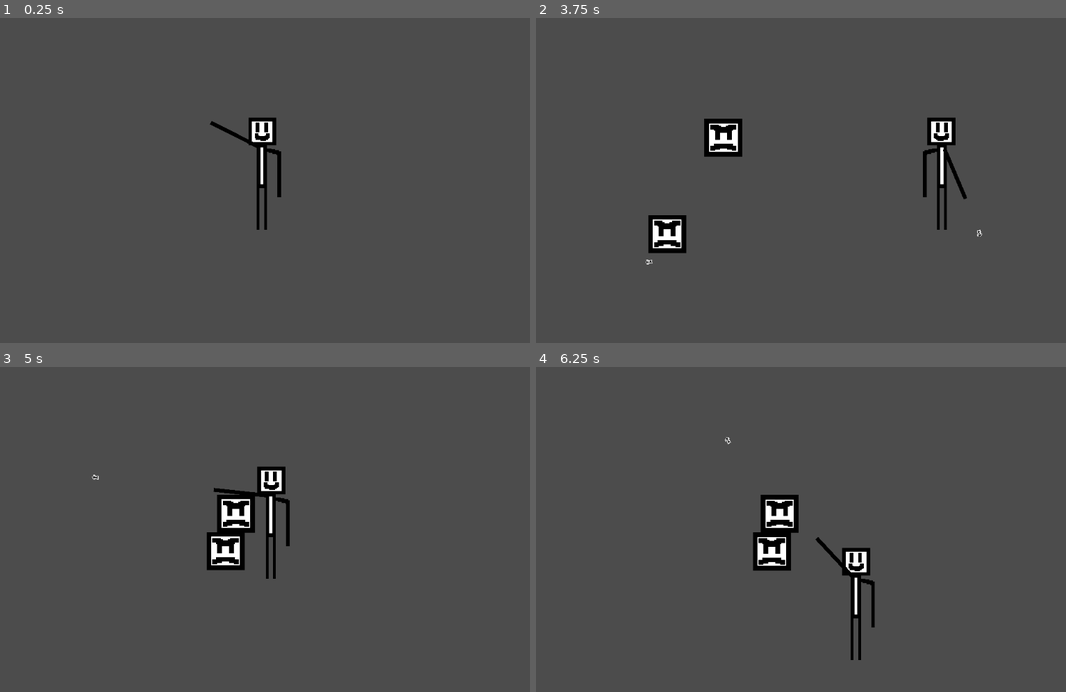
Above: before the commit, frames 1-4 (two rows, left to right).
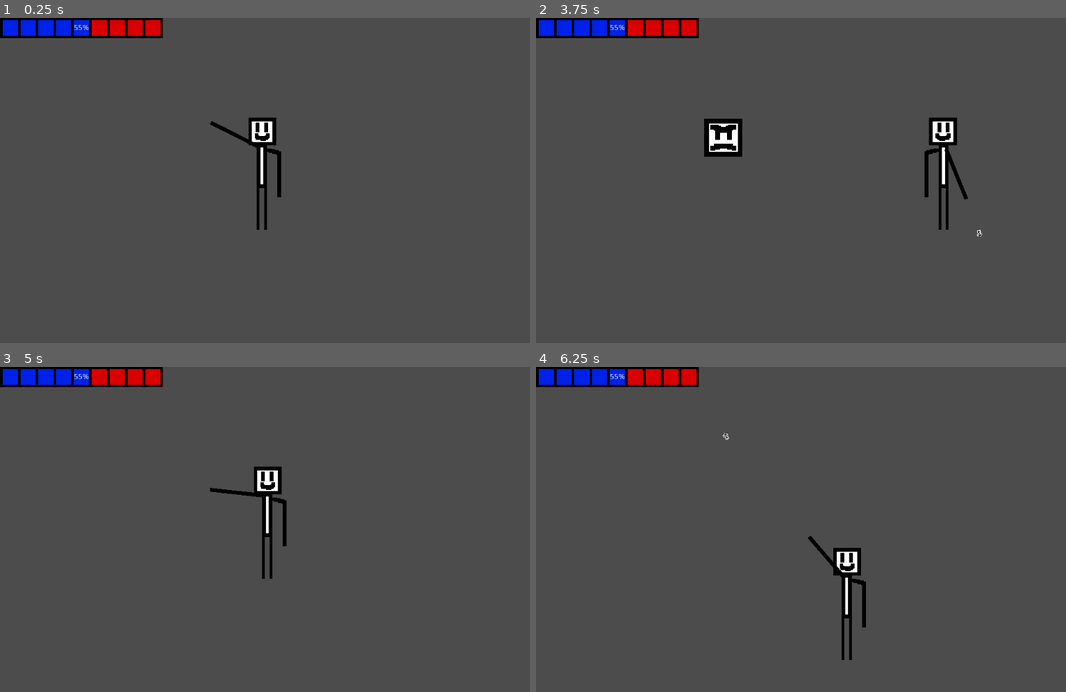
Above: after the commit, the same moments.

Repository: Fronzalo/Political_Counter
Game: Godot game, scene res://Testing grounds.tscn
Two runs of this game, one before a commit and one after it. Both use one fixed random seed, a clock stepped at 60 frames per second and the inputs below.
Inputs (mouse positions are in pixels of both pictures, inside the frame that each line leads up to):
- Up to frame 1 (0.25 s): no input
- Up to frame 2 (3.75 s): tap Enter at 0.5 s; move the mouse to (933, 164) at 0.52 s; hold D (right) 0.53-1.28 s; click (933, 164) at 0.6 s; move the mouse to (700, 196) at 1.27 s; hold S (down) 1.28-2.03 s; click (700, 196) at 1.35 s; move the mouse to (869, 109) at 2.02 s; hold D (right) 2.03-2.78 s; click (869, 109) at 2.1 s; move the mouse to (785, 245) at 2.77 s; hold Up (up) 2.78-3.53 s; click (785, 245) at 2.85 s; move the mouse to (981, 229) at 3.52 s; hold A (left) from 3.53 s (still down); click (981, 229) at 3.6 s
- Up to frame 3 (5 s): keep holding A (left); move the mouse to (111, 480) at 4.27 s; click (111, 480) at 4.35 s
- Up to frame 4 (6.25 s): move the mouse to (843, 529) at 5.02 s; release A (left) at 5.03 s; hold S (down) 5.03-5.78 s; click (843, 529) at 5.1 s; move the mouse to (732, 448) at 5.77 s; hold D (right) from 5.78 s (still down); click (732, 448) at 5.85 s

The runs differ from the first frame. In frame 1, 1.9% of the frame differs, in the area x 0-31%, y 0-7%; in frame 2, 3.5%; in frame 3, 4.7%; in frame 4, 5.0%, in the area x 0-64%, y 0-91%.

Commit message:
Healthbar!
I can now kill the player! Wooooooooooooot

Diff:
--- a/Enemy.gd
+++ b/Enemy.gd
@@ -12,10 +12,12 @@
 
 
 
+
 func _physics_process(delta):
 #	velocity = position.direction_to(player.position) * speed
 	velocity = target * speed
 	if move : move_and_slide(velocity)
+
 
 
 
@@ -34,3 +36,8 @@
 	move = false
 	$Go.wait_time = rand_range(3,6)
 	$Go.start()
+
+
+func _on_Area2D_body_entered(body):
+	if body.name == "Player":
+		PlayerInfo.change_health(-1)
--- a/Enemy.tscn
+++ b/Enemy.tscn
@@ -9,15 +9,17 @@
 [node name="Enemy" type="KinematicBody2D"]
 position = Vector2( 1.14441e-05, 1.14441e-05 )
 scale = Vector2( 5.49272, 5.49272 )
+collision_layer = 2
+collision_mask = 2
 script = ExtResource( 2 )
+
+[node name="CollisionShape2D2" type="CollisionShape2D" parent="."]
+scale = Vector2( 1.071, 1 )
+shape = SubResource( 1 )
 
 [node name="Sprite" type="Sprite" parent="."]
 scale = Vector2( 0.399533, 0.399533 )
 texture = ExtResource( 1 )
-
-[node name="CollisionShape2D" type="CollisionShape2D" parent="."]
-scale = Vector2( 1.071, 1 )
-shape = SubResource( 1 )
 
 [node name="Pause" type="Timer" parent="."]
 one_shot = true
@@ -26,5 +28,12 @@
 one_shot = true
 autostart = true
 
+[node name="Area2D" type="Area2D" parent="."]
+
+[node name="CollisionShape2D" type="CollisionShape2D" parent="Area2D"]
+scale = Vector2( 1.071, 1 )
+shape = SubResource( 1 )
+
 [connection signal="timeout" from="Pause" to="." method="_on_Pause_timeout"]
 [connection signal="timeout" from="Go" to="." method="_on_Go_timeout"]
+[connection signal="body_entered" from="Area2D" to="." method="_on_Area2D_body_entered"]
--- a/KinematicBody2D.gd
+++ b/KinematicBody2D.gd
@@ -11,6 +11,10 @@
 	if Input.is_action_just_pressed("shoot"):
 			shoot()
 
+func _process(delta):
+	if PlayerInfo.get_health() <= 0:
+		get_tree().reload_current_scene()
+		PlayerInfo.reset()
 
 func _physics_process(delta):
 	get_input()
--- a/Testing grounds.tscn
+++ b/Testing grounds.tscn
@@ -1,7 +1,8 @@
-[gd_scene load_steps=3 format=2]
+[gd_scene load_steps=4 format=2]
 
 [ext_resource path="res://Player.tscn" type="PackedScene" id=1]
 [ext_resource path="res://Enemy_Spawner.tscn" type="PackedScene" id=2]
+[ext_resource path="res://UI.tscn" type="PackedScene" id=3]
 
 [node name="World" type="Node"]
 
@@ -9,3 +10,5 @@
 position = Vector2( 487.216, 285.656 )
 
 [node name="Enemy_Spawner" parent="." instance=ExtResource( 2 )]
+
+[node name="UI" parent="." instance=ExtResource( 3 )]
--- /dev/null
+++ b/UI.gd
@@ -0,0 +1,8 @@
+extends Control
+
+
+func _ready():
+	$Healthbar.max_value = PlayerInfo.health_max
+
+func _process(delta):
+	$Healthbar.value = PlayerInfo.get_health()
--- /dev/null
+++ b/UI.tscn
@@ -0,0 +1,37 @@
+[gd_scene load_steps=5 format=2]
+
+[ext_resource path="res://Testing resources/healtu har.png" type="Texture" id=1]
+[ext_resource path="res://UI.gd" type="Script" id=2]
+
+[sub_resource type="StyleBoxFlat" id=1]
+bg_color = Color( 0, 0.133333, 0.917647, 1 )
+
+[sub_resource type="StyleBoxFlat" id=2]
+bg_color = Color( 0.85098, 0, 0, 1 )
+
+[node name="UI" type="Control"]
+anchor_right = 1.0
+anchor_bottom = 1.0
+margin_left = -0.0583496
+margin_right = -0.0583496
+script = ExtResource( 2 )
+__meta__ = {
+"_edit_use_anchors_": false
+}
+
+[node name="Healthbar" type="ProgressBar" parent="."]
+margin_right = 300.0
+margin_bottom = 37.0
+custom_styles/fg = SubResource( 1 )
+custom_styles/bg = SubResource( 2 )
+max_value = 9.0
+step = 1.0
+rounded = true
+__meta__ = {
+"_edit_use_anchors_": false
+}
+
+[node name="healthbarsprite" type="Sprite" parent="Healthbar"]
+position = Vector2( 150.211, 18.5 )
+scale = Vector2( 4.69593, 4.69593 )
+texture = ExtResource( 1 )
--- /dev/null
+++ b/player_info.gd
@@ -0,0 +1,16 @@
+extends Control
+
+
+# Declare member variables here. Examples:
+# var a = 2
+# var b = "text"
+
+
+# Called when the node enters the scene tree for the first time.
+func _ready():
+	pass # Replace with function body.
+
+
+# Called every frame. 'delta' is the elapsed time since the previous frame.
+#func _process(delta):
+#	pass
--- /dev/null
+++ b/playerinfo.gd
@@ -0,0 +1,24 @@
+extends Node
+
+var health
+var health_max
+var ammo_max
+var ammo
+var lives
+var lives_max
+
+func _ready():
+	health = 5
+	health_max = 9
+
+func change_health(amount):
+	health += amount
+	health = clamp(health,0, health_max)
+
+
+
+func get_health():
+	return health
+
+func reset():
+	health = 5
--- a/project.godot
+++ b/project.godot
@@ -17,6 +17,10 @@
 config/name="Political Counter"
 run/main_scene="res://Testing grounds.tscn"
 config/icon="res://icon.png"
+
+[autoload]
+
+PlayerInfo="*res://playerinfo.gd"
 
 [input]
 
--- a/projectile.gd
+++ b/projectile.gd
@@ -1,8 +1,18 @@
-extends KinematicBody2D
-export (PackedScene) var Bullet
+extends Area2D
+
 export var bullet_speed = 100
+func _ready():
+	add_to_group("projectiles")
 
 var velocity = Vector2()
 
 func _physics_process(delta):
 	position += transform.x * bullet_speed * delta
+
+
+
+
+func _on_projectile_body_entered(body):
+	if body.is_in_group("enemies"):
+		body.queue_free()
+	queue_free()
--- a/projectile.tscn
+++ b/projectile.tscn
@@ -6,8 +6,10 @@
 [sub_resource type="RectangleShape2D" id=1]
 extents = Vector2( 1.22607, 0.807892 )
 
-[node name="projectile" type="KinematicBody2D"]
+[node name="projectile" type="Area2D"]
 scale = Vector2( 5.49272, 5.49272 )
+collision_layer = 2
+collision_mask = 2
 script = ExtResource( 2 )
 
 [node name="Sprite" type="Sprite" parent="."]
@@ -16,3 +18,5 @@
 
 [node name="CollisionShape2D" type="CollisionShape2D" parent="."]
 shape = SubResource( 1 )
+
+[connection signal="body_entered" from="." to="." method="_on_projectile_body_entered"]
Binary file added: Testing resources/healtu har.png
Not shown, added: Testing resources/healtu har.png.import
